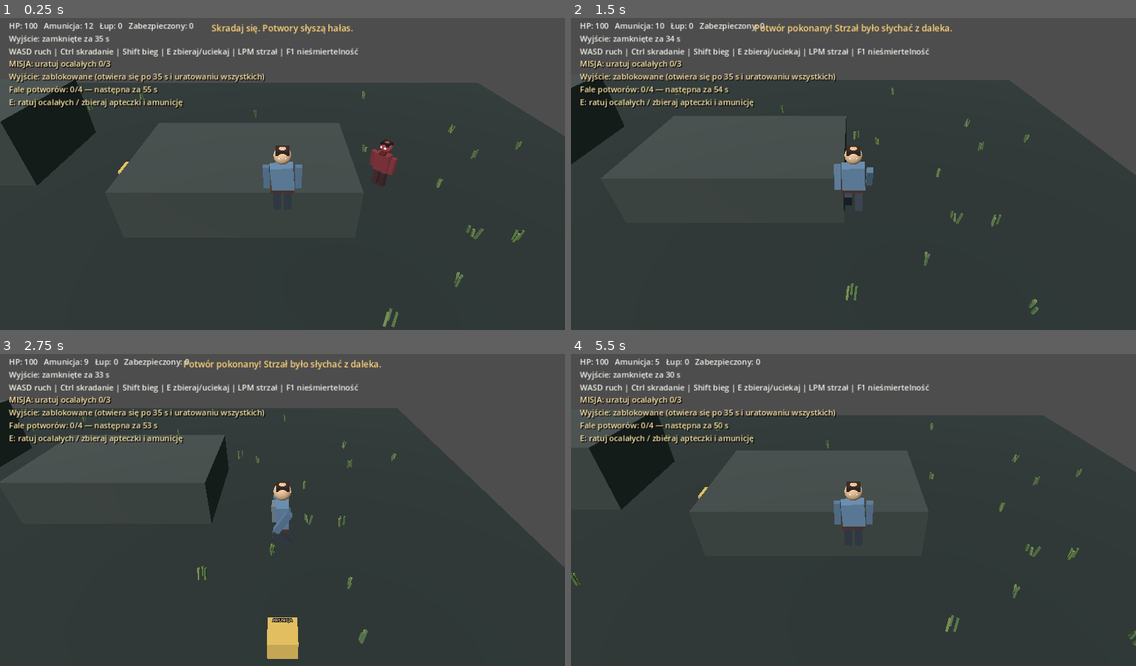
Above: before the commit, frames 1-4 (two rows, left to right).
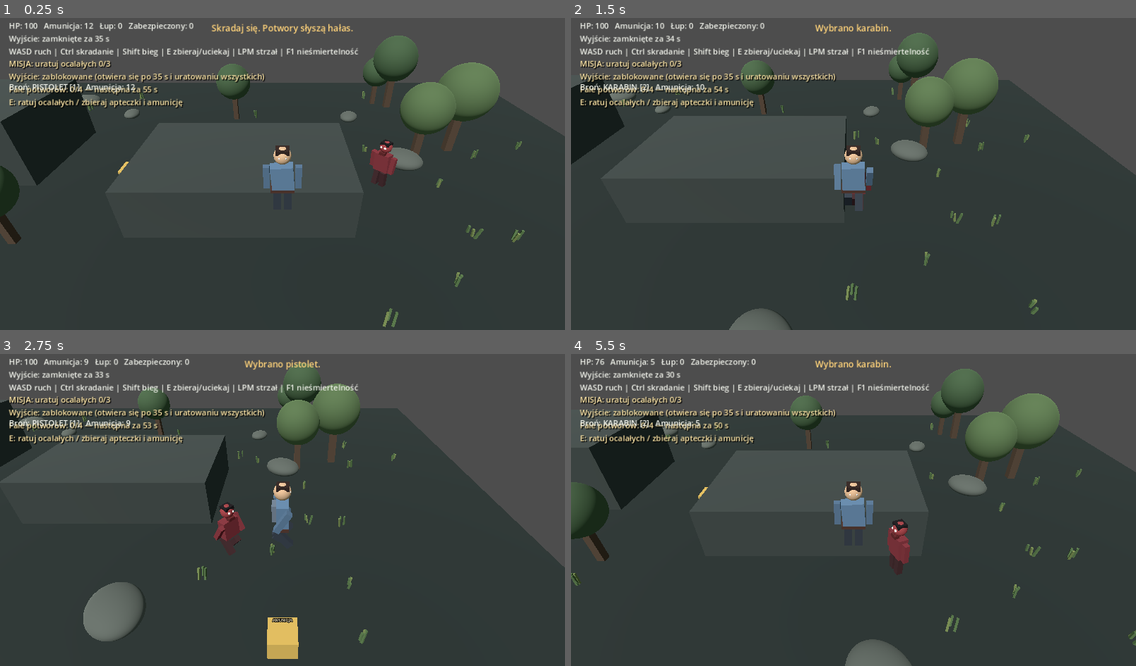
Above: after the commit, the same moments.

Repository: SansDoritos1337/Gameofsurvivals
Game: Godot game, scene res://scenes/Main.tscn
Two runs of this game, one before a commit and one after it. Both use one fixed random seed, a clock stepped at 60 frames per second and the inputs below.
Inputs (mouse positions are in pixels of both pictures, inside the frame that each line leads up to):
- Up to frame 1 (0.25 s): no input
- Up to frame 2 (1.5 s): tap Enter at 0.5 s; move the mouse to (977, 155) at 0.52 s; hold D 0.53-1.28 s; tap 1 at 0.6 s; click (977, 155) at 0.67 s; tap 2 at 0.8, 1.35 s; move the mouse to (740, 186) at 1.27 s; hold S from 1.28 s (still down); click (740, 186) at 1.42 s
- Up to frame 3 (2.75 s): tap E at 1.55 s; move the mouse to (339, 438) at 2.02 s; release S at 2.03 s; hold D from 2.03 s (still down); hold E from 2.03 s (still down); click (339, 438) at 2.17 s; tap 1 at 2.3 s
- Up to frame 4 (5.5 s): move the mouse to (825, 572) at 2.77 s; release D at 2.78 s; release E at 2.78 s; hold W 2.78-3.53 s; tap 1 at 2.85, 4.55 s; click (825, 572) at 2.92 s; tap 2 at 3.05, 3.6, 5.3 s; move the mouse to (1023, 553) at 3.52 s; hold E 3.53-4.28 s; hold A 3.53-5.03 s; click (1023, 553) at 3.67 s; tap Escape at 4.15 s; move the mouse to (684, 460) at 4.27 s; tap E at 4.35 s; click (684, 460) at 4.42 s; move the mouse to (881, 506) at 5.02 s; hold S from 5.03 s (still down); hold Ctrl from 5.03 s (still down); click (881, 506) at 5.17 s

The runs differ from the first frame. In frame 1, 5.2% of the frame differs, in the area x 0-89%, y 5-73%; in frame 2, 5.2%; in frame 3, 5.5%; in frame 4, 6.6%, in the area x 0-87%, y 1-100%.

Commit message:
Add zoomed first-person weapon aiming, richer terrain, and 15-second monster respawns

Diff:
--- a/scenes/Main.tscn
+++ b/scenes/Main.tscn
@@ -1,6 +1,6 @@
 [gd_scene load_steps=3 format=3]
 
-[ext_resource type="Script" path="res://scripts/ExpandedMain.gd" id="1"]
+[ext_resource type="Script" path="res://scripts/AdvancedMain.gd" id="1"]
 [ext_resource type="Script" path="res://scripts/ThirdPersonCamera.gd" id="2"]
 
 [node name="Main" type="Node3D"]
--- /dev/null
+++ b/scripts/AdvancedMain.gd
@@ -0,0 +1,209 @@
+extends "res://scripts/ExpandedMain.gd"
+
+const RESPAWN_DELAY := 15.0
+const FIRST_PERSON_FOV := 42.0
+
+var respawn_timer := -1.0
+var selected_weapon := "pistol"
+var weapon_root: Node3D
+var weapon_label: Label
+var crosshair: Label
+var terrain_rng := RandomNumberGenerator.new()
+
+func _ready() -> void:
+    super._ready()
+    terrain_rng.randomize()
+    _build_weapon_view()
+    _build_terrain_details()
+    _add_weapon_hud()
+
+func _process(_delta: float) -> void:
+    # Keep inherited gameplay updates in the physics callback only.
+    _update_aim_visuals()
+
+func _physics_process(delta: float) -> void:
+    super._physics_process(delta)
+    if game_over or extracted:
+        return
+    _update_enemy_respawn(delta)
+    _update_aim_visuals()
+    _update_weapon_hud()
+
+func _unhandled_input(event: InputEvent) -> void:
+    super._unhandled_input(event)
+    if event is InputEventKey and event.pressed and not event.echo:
+        if event.keycode == KEY_1:
+            selected_weapon = "pistol"
+            _show_toast("Wybrano pistolet.")
+        elif event.keycode == KEY_2:
+            selected_weapon = "rifle"
+            _show_toast("Wybrano karabin.")
+
+func _handle_actions(delta: float) -> void:
+    var ammo_before := ammo
+    super._handle_actions(delta)
+    if ammo < ammo_before and selected_weapon == "rifle":
+        shot_cooldown = 0.14
+
+func _fire_at_mouse() -> void:
+    # Aim and fire at the centre of the screen, not at the free cursor.
+    var screen_center := get_viewport().get_visible_rect().size * 0.5
+    var ray_origin := camera.project_ray_origin(screen_center)
+    var ray_direction := camera.project_ray_normal(screen_center)
+    var query := PhysicsRayQueryParameters3D.create(ray_origin, ray_origin + ray_direction * 60.0)
+    query.exclude = [player.get_rid()]
+    var hit := get_world_3d().direct_space_state.intersect_ray(query)
+    if hit.is_empty():
+        return
+    var target := hit.get("collider") as Node
+    if target == null or target.name != "Monster":
+        return
+    for index in range(enemies.size()):
+        var enemy_actor: CharacterBody3D = enemies[index]["node"]
+        if enemy_actor == target:
+            enemy_actor.queue_free()
+            enemies.remove_at(index)
+            _show_toast("Trafienie! Strzał może zwabić potwory.")
+            return
+
+func _update_enemy_respawn(delta: float) -> void:
+    if not enemies.is_empty():
+        respawn_timer = -1.0
+        return
+    if respawn_timer < 0.0:
+        respawn_timer = RESPAWN_DELAY
+        _show_toast("Wszystkie potwory zginęły. Nowa grupa pojawi się za 15 sekund.")
+        return
+    respawn_timer = maxf(0.0, respawn_timer - delta)
+    if respawn_timer <= 0.0:
+        var spawn_points := [Vector3(-21, 0, -20), Vector3(21, 0, -18), Vector3(-20, 0, 20), Vector3(20, 0, 20)]
+        for index in range(3):
+            var spawn_position: Vector3 = spawn_points[(wave_number + index) % spawn_points.size()]
+            _spawn_enemy(spawn_position)
+        respawn_timer = -1.0
+        _show_toast("Potwory wróciły!")
+
+func _build_weapon_view() -> void:
+    if camera == null:
+        return
+    weapon_root = Node3D.new()
+    weapon_root.name = "FirstPersonWeapon"
+    weapon_root.position = Vector3(0.32, -0.28, -0.62)
+    camera.add_child(weapon_root)
+
+    # Low-poly hands and a compact weapon, visible only while aiming in first person.
+    _create_box(weapon_root, "Sleeve", Vector3(0.22, 0.26, 0.28), Vector3(-0.2, -0.07, 0.08), Color("405b70"), false)
+    _create_box(weapon_root, "Hand", Vector3(0.16, 0.13, 0.18), Vector3(-0.07, -0.08, -0.12), Color("d0a07e"), false)
+    _create_box(weapon_root, "PistolBody", Vector3(0.16, 0.16, 0.48), Vector3(0.0, 0.0, -0.18), Color("272d32"), false)
+    _create_box(weapon_root, "PistolGrip", Vector3(0.12, 0.24, 0.15), Vector3(0.0, -0.17, -0.04), Color("39312a"), false)
+    _create_box(weapon_root, "RifleBody", Vector3(0.14, 0.16, 0.72), Vector3(0.0, 0.02, -0.24), Color("343b38"), false)
+    _create_box(weapon_root, "RifleBarrel", Vector3(0.07, 0.07, 0.48), Vector3(0.0, 0.03, -0.78), Color("202426"), false)
+    _create_box(weapon_root, "RifleStock", Vector3(0.18, 0.17, 0.26), Vector3(0.0, 0.0, 0.25), Color("554537"), false)
+    _create_box(weapon_root, "RifleSight", Vector3(0.07, 0.12, 0.12), Vector3(0.0, 0.14, -0.27), Color("15191b"), false)
+    weapon_root.visible = false
+
+func _add_weapon_hud() -> void:
+    var canvas := get_node_or_null("CanvasLayer") as CanvasLayer
+    if canvas == null:
+        canvas = CanvasLayer.new()
+        add_child(canvas)
+    weapon_label = Label.new()
+    weapon_label.position = Vector2(20, 155)
+    weapon_label.add_theme_font_size_override("font_size", 18)
+    weapon_label.add_theme_color_override("font_color", Color("f1f3eb"))
+    canvas.add_child(weapon_label)
+    crosshair = Label.new()
+    crosshair.set_anchors_preset(Control.PRESET_CENTER)
+    crosshair.position = Vector2(-10, -18)
+    crosshair.size = Vector2(20, 36)
+    crosshair.text = "+"
+    crosshair.horizontal_alignment = HORIZONTAL_ALIGNMENT_CENTER
+    crosshair.add_theme_font_size_override("font_size", 27)
+    crosshair.add_theme_color_override("font_color", Color("fff2d6"))
+    canvas.add_child(crosshair)
+
+func _update_aim_visuals() -> void:
+    if weapon_root == null:
+        return
+    var camera_controller := get_node_or_null("ThirdPersonCameraController")
+    var aiming := false
+    if camera_controller != null:
+        aiming = bool(camera_controller.get("aiming"))
+    weapon_root.visible = aiming
+    if weapon_root.has_node("PistolBody"):
+        weapon_root.get_node("PistolBody").visible = selected_weapon == "pistol"
+        weapon_root.get_node("PistolGrip").visible = selected_weapon == "pistol"
+    for node_name in ["RifleBody", "RifleBarrel", "RifleStock", "RifleSight"]:
+        if weapon_root.has_node(node_name):
+            weapon_root.get_node(node_name).visible = selected_weapon == "rifle"
+    if crosshair != null:
+        crosshair.visible = aiming
+
+func _update_weapon_hud() -> void:
+    if weapon_label == null:
+        return
+    var weapon_name := "PISTOLET [1]" if selected_weapon == "pistol" else "KARABIN [2]"
+    weapon_label.text = "Broń: %s   Amunicja: %d" % [weapon_name, ammo]
+
+func _build_terrain_details() -> void:
+    # Add light procedural scenery while keeping the existing paths and buildings clear.
+    var building_areas := [
+        Rect2(-16.5, -14.5, 7, 5), Rect2(-6, -17.5, 6, 5),
+        Rect2(5, -14.5, 8, 5), Rect2(-17, 9.5, 6, 7),
+        Rect2(-3, 10.5, 8, 5), Rect2(10.5, 3.5, 5, 7)
+    ]
+    var placed := 0
+    var tries := 0
+    while placed < 34 and tries < 260:
+        tries += 1
+        var position := Vector3(terrain_rng.randf_range(-22.0, 22.0), 0.0, terrain_rng.randf_range(-22.0, 22.0))
+        if _is_in_building_area(position, building_areas):
+            continue
+        if _flat_distance(position, PLAYER_START) < 4.0 or _flat_distance(position, EXIT_POSITION) < 4.0:
+            continue
+        if terrain_rng.randf() < 0.58:
+            _create_tree(position, terrain_rng.randf_range(0.8, 1.25))
+        else:
+            _create_rock(position, terrain_rng.randf_range(0.65, 1.4))
+        placed += 1
+
+    # A broken, low stone trail gives the open ground some shape without blocking movement.
+    for index in range(15):
+        var z := -5.0 + index * 0.72
+        var stone := _create_box(self, "TrailStone", Vector3(1.0, 0.07, 0.55), Vector3(0.0, 0.025, z), Color("555a50"), false)
+        stone.rotation.y = terrain_rng.randf_range(-0.12, 0.12)
+
+func _is_in_building_area(position: Vector3, areas: Array) -> bool:
+    for area in areas:
+        if area.has_point(Vector2(position.x, position.z)):
+            return true
+    return false
+
+func _create_tree(position: Vector3, scale_value: float) -> void:
+    var tree := Node3D.new()
+    tree.position = position
+    tree.scale = Vector3.ONE * scale_value
+    add_child(tree)
+    _create_box(tree, "Trunk", Vector3(0.32, 2.4, 0.32), Vector3(0, 1.2, 0), Color("514032"), false)
+    var crown := MeshInstance3D.new()
+    var crown_mesh := SphereMesh.new()
+    crown_mesh.radius = 1.0
+    crown_mesh.height = 1.8
+    crown.mesh = crown_mesh
+    crown.position = Vector3(0, 2.6, 0)
+    crown.scale = Vector3(1.1, 1.25, 1.1)
+    crown.material_override = _material(Color("405a3c") if terrain_rng.randf() < 0.5 else Color("536c45"))
+    tree.add_child(crown)
+
+func _create_rock(position: Vector3, scale_value: float) -> void:
+    var rock := MeshInstance3D.new()
+    rock.name = "MossyRock"
+    var rock_mesh := SphereMesh.new()
+    rock_mesh.radius = 0.65
+    rock_mesh.height = 1.0
+    rock.mesh = rock_mesh
+    rock.position = position + Vector3(0, 0.34 * scale_value, 0)
+    rock.scale = Vector3(scale_value * 1.25, scale_value * 0.72, scale_value)
+    rock.rotation.y = terrain_rng.randf_range(0.0, TAU)
+    rock.material_override = _material(Color("59605a"))
+    add_child(rock)
--- a/scripts/ThirdPersonCamera.gd
+++ b/scripts/ThirdPersonCamera.gd
@@ -8,6 +8,9 @@
 var min_pitch := -20.0
 var max_pitch := 30.0
 var rotating := false
+var aiming := false
+var default_fov := 55.0
+var aim_fov := 42.0
 
 func _ready() -> void:
     process_priority = 10
@@ -16,13 +19,14 @@
 func _input(event: InputEvent) -> void:
     if event is InputEventMouseButton and event.button_index == MOUSE_BUTTON_RIGHT:
         rotating = event.pressed
+        aiming = event.pressed
         get_viewport().set_input_as_handled()
     elif event is InputEventMouseMotion and rotating:
         yaw -= event.relative.x * 0.005
         pitch = clampf(pitch - event.relative.y * 0.005, min_pitch, max_pitch)
     elif event is InputEventKey and event.pressed and event.keycode == KEY_ESCAPE:
         rotating = false
-        Input.mouse_mode = Input.MOUSE_MODE_VISIBLE
+        aiming = false
 
 func _process(_delta: float) -> void:
     if player == null:
@@ -33,7 +37,15 @@
         return
 
     var target := player.global_position + Vector3(0.0, 1.3, 0.0)
-    var offset := Vector3(0.0, 0.0, distance).rotated(Vector3.UP, yaw)
-    offset.y = 3.0 + pitch * 0.15
-    game_camera.global_position = target + offset
-    game_camera.look_at(target, Vector3.UP)
+    if aiming:
+        # Right mouse aims in first person and narrows the field of view for zoom.
+        game_camera.global_position = player.global_position + Vector3(0.0, 1.58, 0.0)
+        var look_direction := Vector3(-sin(yaw), sin(deg_to_rad(pitch)), -cos(yaw))
+        game_camera.look_at(game_camera.global_position + look_direction, Vector3.UP)
+        game_camera.fov = aim_fov
+    else:
+        var offset := Vector3(0.0, 0.0, distance).rotated(Vector3.UP, yaw)
+        offset.y = 3.0 + pitch * 0.15
+        game_camera.global_position = target + offset
+        game_camera.look_at(target, Vector3.UP)
+        game_camera.fov = default_fov
